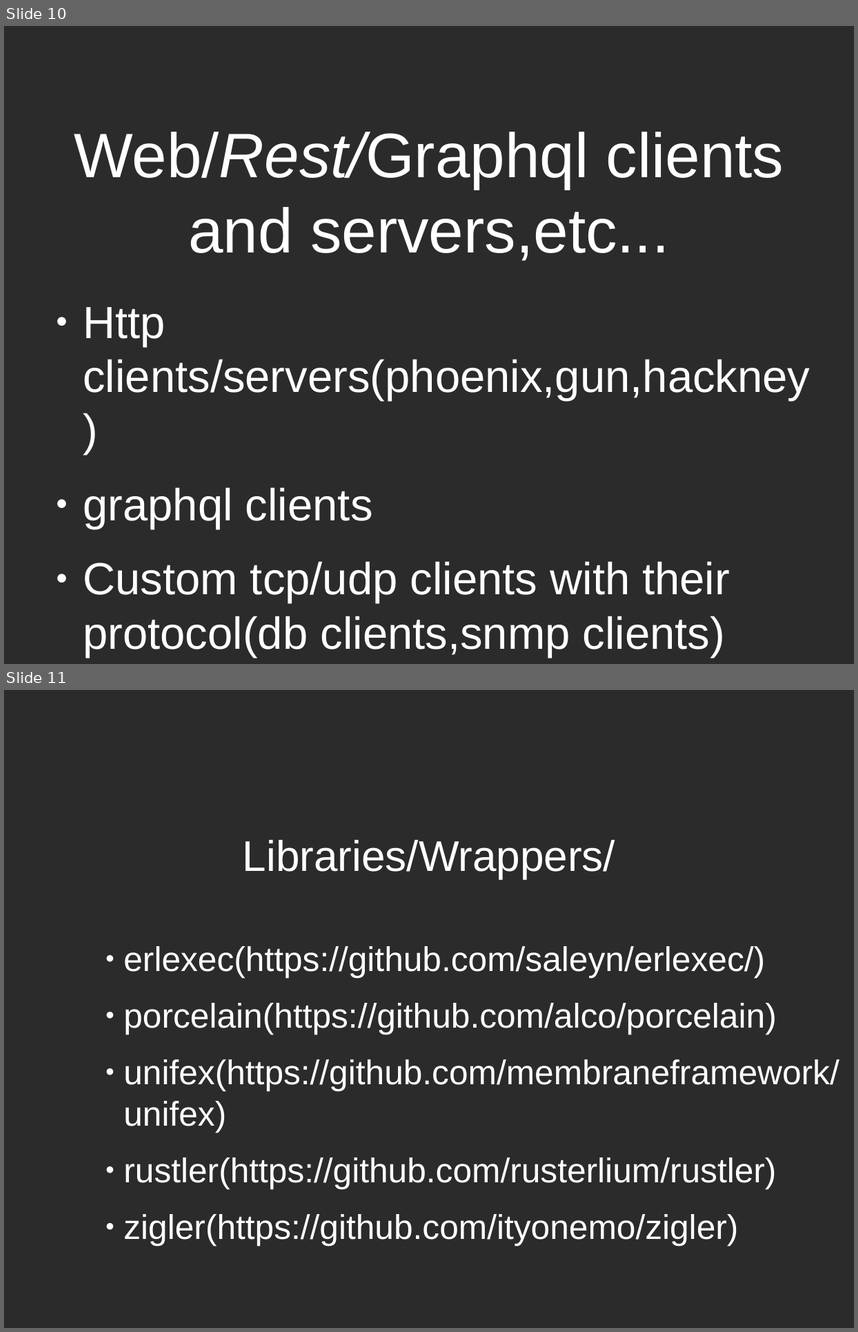
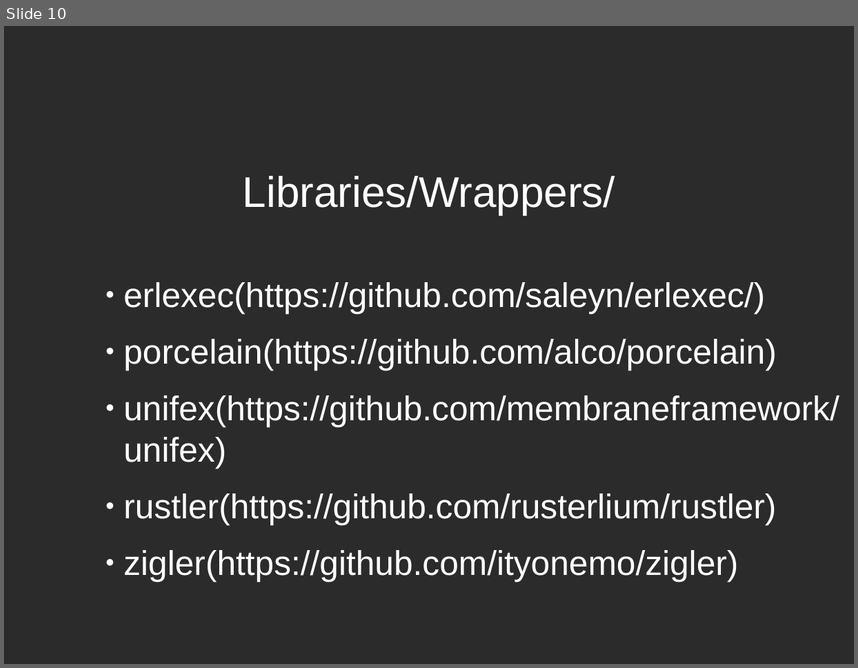
Before and after one commit to nayibor/outside_world_talk, a slide deck: talking to outside world.odp. Shown one above the other, each under a label of ours: slides 10 and 11 before the commit, slide 10 after it. The pictures are 858x1332 and 858x668 pixels, drawn with LibreOffice and Linux fonts; fonts in the diff are those of the drawing; background and template pictures are left out; a plain dark background stands for a picture behind light text. Boxes give left, top, right and bottom in pixels: in the first picture for what was removed or moved away, otherwise in the second. Text is boxed around its words. In the diff, an @@ line names an element or a change of style, - is before the commit and + after.

```diff
--- a/talking to outside world.odp
+++ b/talking to outside world.odp
@@ slide 10 removed at (4, 26, 854, 664), background picture (left out) @@
@@ title removed at (74, 132, 784, 261) @@
-Web/Rest/Graphql clients and servers,etc...
@@ text removed at (83, 307, 810, 657) @@
-● Http clients/servers(phoenix,gun,hackney)
-● graphql clients
-● Custom tcp/udp clients with their protocol(db clients,snmp clients)
@@ what was slide 11 is now slide 10 @@
```
Also in this commit, not shown: 3 slides changed.
